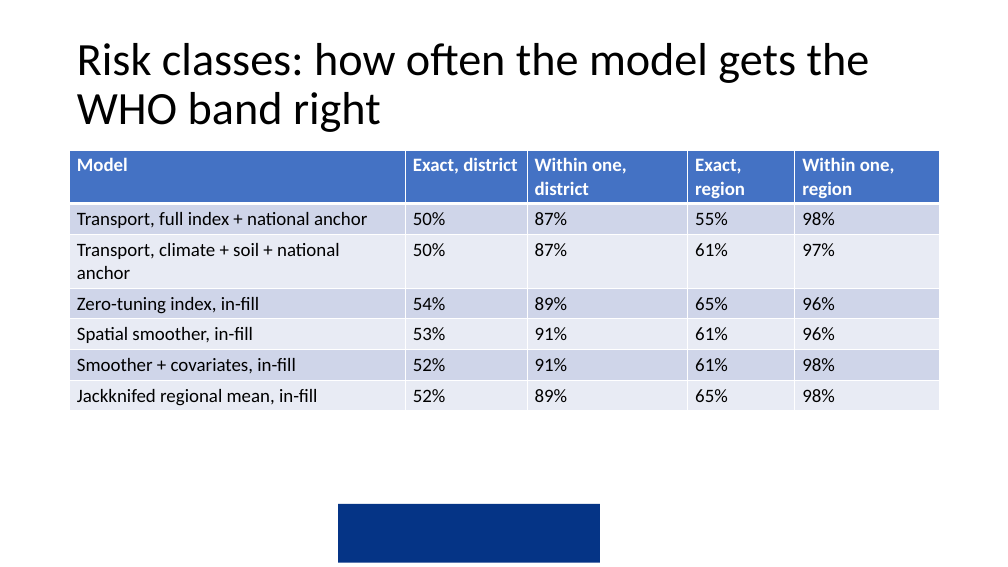
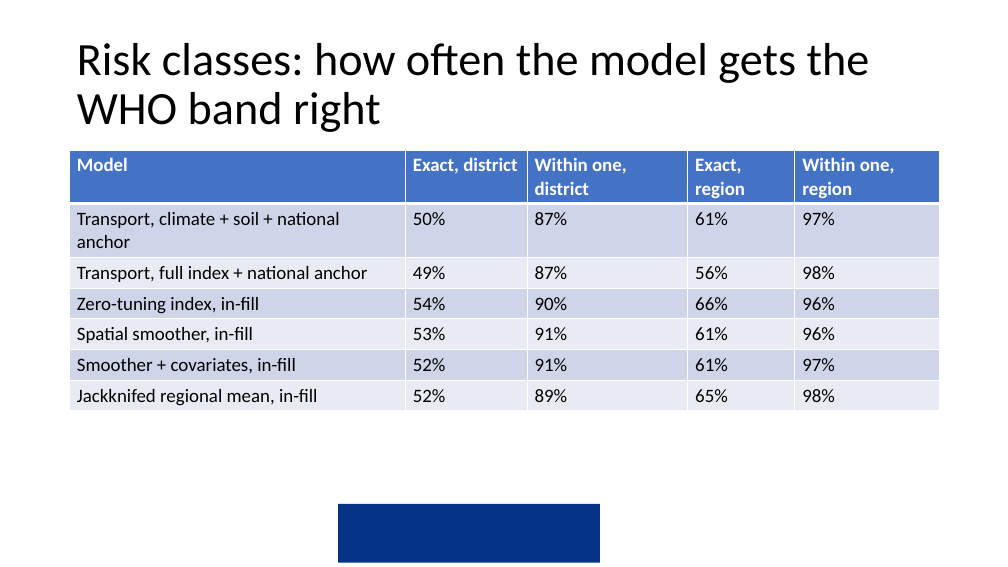
Before and after one commit to amertens/mn-prediction, a slide deck: slide 28 of docs/slides/MN-proxy-Ghana-presentation-2026-09.pptx. Drawn at 1008x567 pixels with LibreOffice and Linux fonts; fonts in the diff are those of the drawing; background and template pictures are left out. Boxes give left, top, right and bottom in pixels: in the first picture for what was removed or moved away, otherwise in the second. Text is boxed around its words. In the diff, an @@ line names an element or a change of style, - is before the commit and + after.

```diff
--- a/docs/slides/MN-proxy-Ghana-presentation-2026-09.pptx
+++ b/docs/slides/MN-proxy-Ghana-presentation-2026-09.pptx
@@ table at <box>70,150,940,510</box> @@
-row 2: Transport, full index + national anchor | 50% | 87% | 55% | 98%
-row 4: Zero-tuning index, in-fill | 54% | 89% | 65% | 96%
+row 3: Transport, full index + national anchor | 49% | 87% | 56% | 98%
+row 4: Zero-tuning index, in-fill | 54% | 90% | 66% | 96%
-row 6, column 5: 98%
+row 6, column 5: 97%
```
Also in this commit, not shown: 10 other slides changed, 55 other files.
